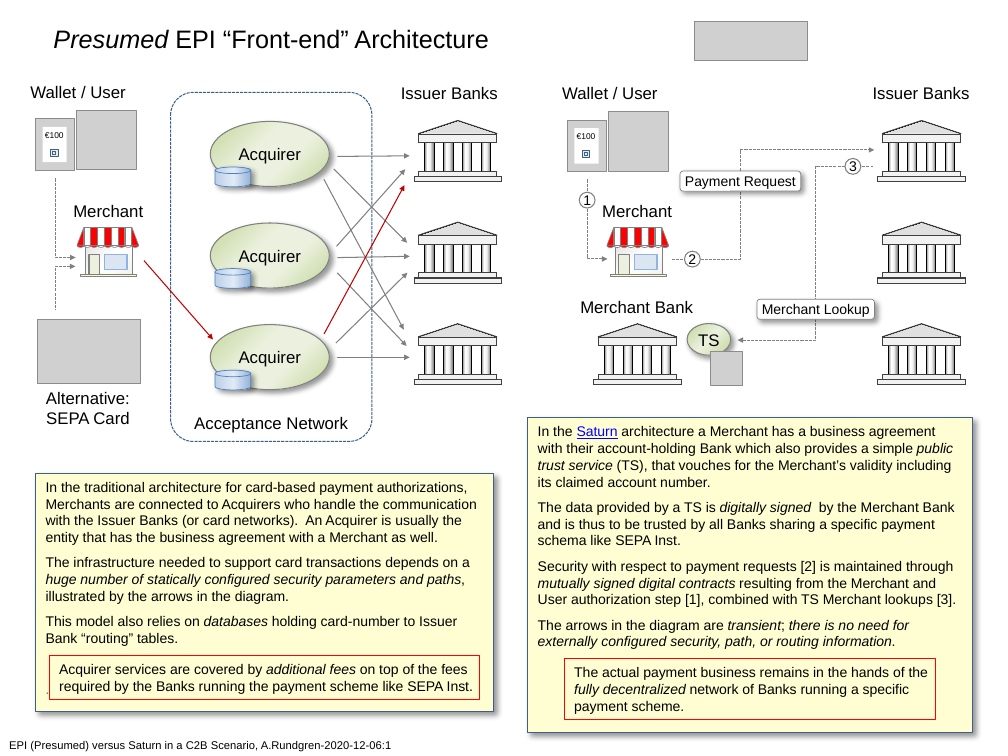
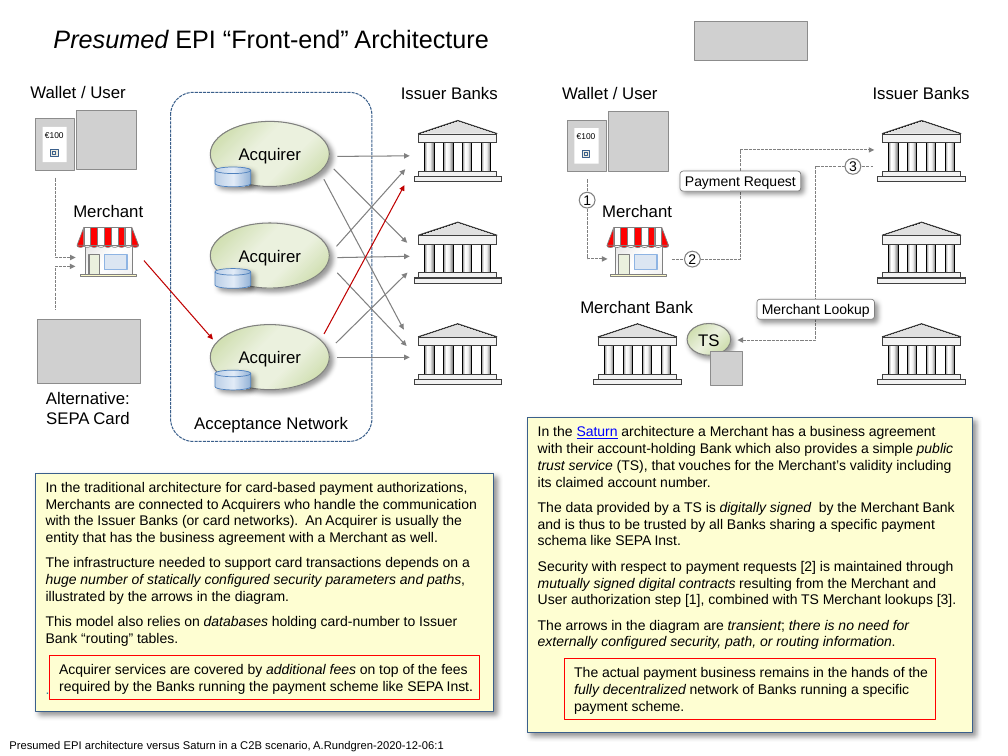
Before and after one commit to cyberphone/doc, a slide deck: slide 1 of saturn/epi(presumed)-vs-saturn.pptx. Drawn at 1008x756 pixels with LibreOffice and Linux fonts; fonts in the diff are those of the drawing; grey boxes stand for pictures. Boxes give left, top, right and bottom in pixels: in the first picture for what was removed or moved away, otherwise in the second. Text is boxed around its words. In the diff, an @@ line names an element or a change of style, - is before the commit and + after.

```diff
--- a/saturn/epi(presumed)-vs-saturn.pptx
+++ b/saturn/epi(presumed)-vs-saturn.pptx
@@ text at <box>9,741,443,752</box>: text changed @@
-EPI (Presumed) versus Saturn in a C2B Scenario, A.Rundgren-2020-12-06:1
+Presumed EPI architecture versus Saturn in a C2B scenario, A.Rundgren-2020-12-06:1
```
Also in this commit, not shown: 1 other file.
